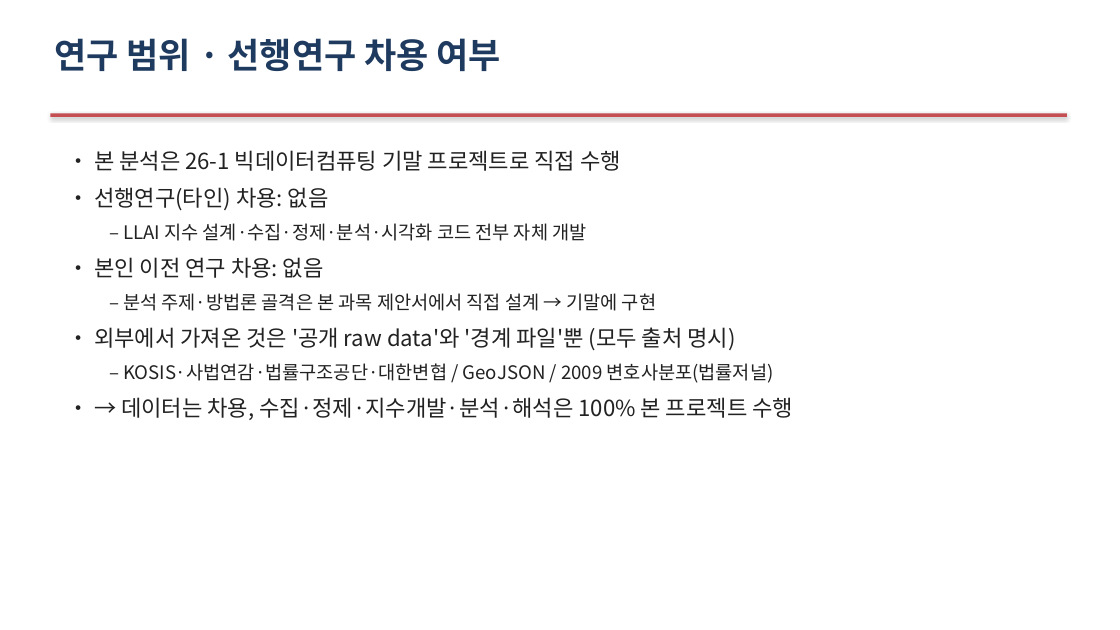
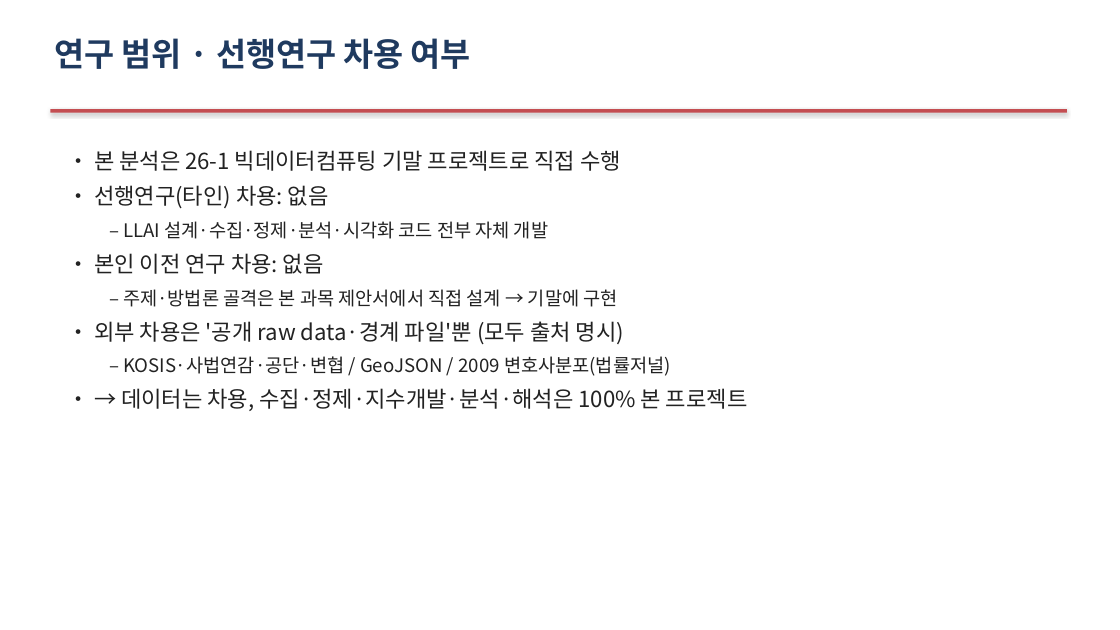
Before and after one commit to Allenkeem/llai-project, a slide deck: slide 2 of reports/발표자료.pptx. Drawn at 1120x630 pixels with LibreOffice and Linux fonts; fonts in the diff are those of the drawing. Boxes give left, top, right and bottom in pixels: in the first picture for what was removed or moved away, otherwise in the second. Text is boxed around its words. In the diff, an @@ line names an element or a change of style, - is before the commit and + after.

```diff
--- a/reports/발표자료.pptx
+++ b/reports/발표자료.pptx
@@ text "연구 범위 · 선행연구 차용 ..." at [54, 38, 471, 69]: size 30 to 28 pt @@
@@ rectangle: place and size @@
-rectangle at [50, 113, 1067, 117]
+rectangle at [50, 109, 1067, 113]
@@ text at [94, 150, 621, 274]: less space between paragraphs @@
@@ text at [123, 221, 548, 239]: text changed @@
-  – LLAI 지수 설계·수집·정제·분석·시각화 코드 전부 자체 개발
+  – LLAI 설계·수집·정제·분석·시각화 코드 전부 자체 개발
@@ text at [94, 289, 747, 411]: text changed @@
-  – 분석 주제·방법론 골격은 본 과목 제안서에서 직접 설계 → 기말에 구현
-• 외부에서 가져온 것은 '공개 raw data'와 '경계 파일'뿐 (모두 출처 명시)
-  – KOSIS·사법연감·법률구조공단·대한변협 / GeoJSON / 2009 변호사분포(법률저널)
-• → 데이터는 차용, 수집·정제·지수개발·분석·해석은 100% 본 프로젝트 수행
+  – 주제·방법론 골격은 본 과목 제안서에서 직접 설계 → 기말에 구현
+• 외부 차용은 '공개 raw data·경계 파일'뿐 (모두 출처 명시)
+  – KOSIS·사법연감·공단·변협 / GeoJSON / 2009 변호사분포(법률저널)
+• → 데이터는 차용, 수집·정제·지수개발·분석·해석은 100% 본 프로젝트
```
Also in this commit, not shown: 20 other slides changed, 1 other file.
